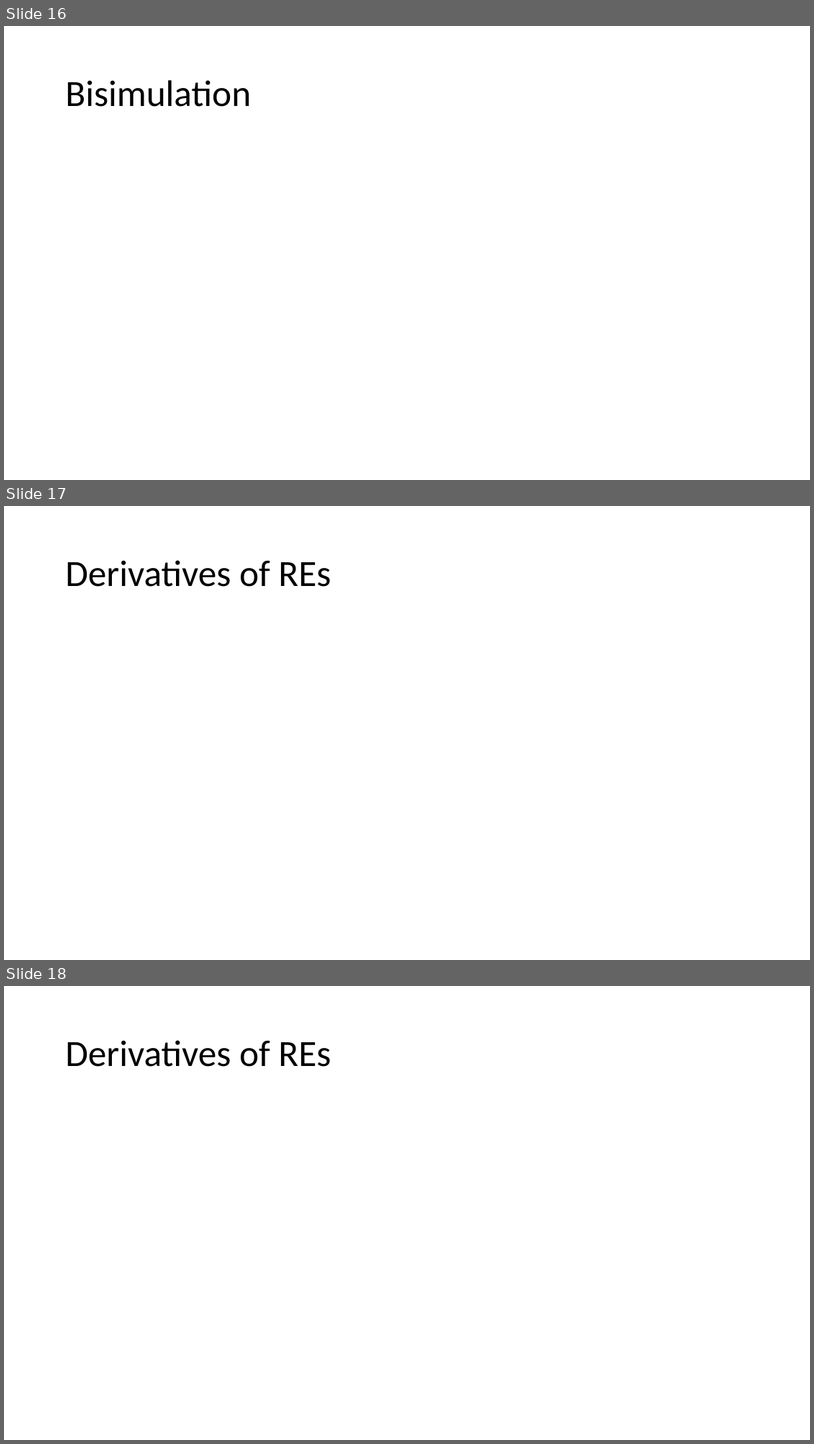
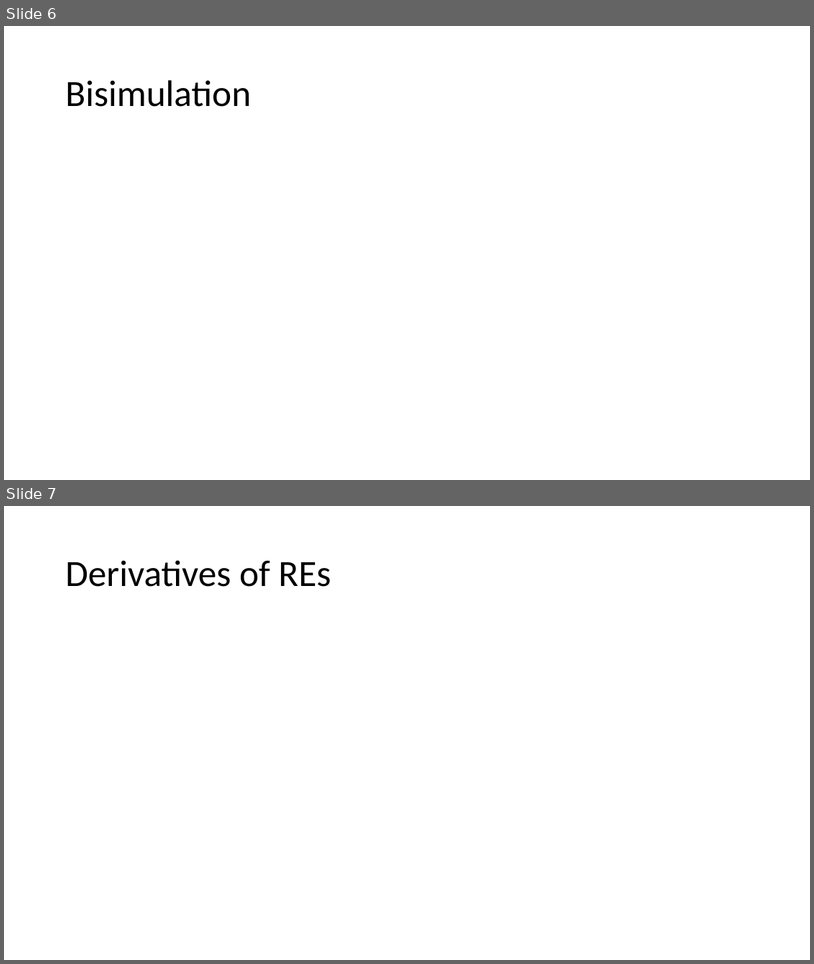
Before and after one commit to Helli/fds_seminar, a slide deck: slides.pptx. Shown one above the other, each under a label of ours: slides 16, 17 and 18 before the commit, slides 6 and 7 after it. The pictures are 814x1444 and 814x964 pixels, drawn with LibreOffice and Linux fonts; fonts in the diff are those of the drawing; grey boxes stand for pictures. Boxes give left, top, right and bottom in pixels: in the first picture for what was removed or moved away, otherwise in the second. Text is boxed around its words. In the diff, an @@ line names an element or a change of style, - is before the commit and + after.

```diff
--- a/slides.pptx
+++ b/slides.pptx
@@ slide 17 removed at box(4, 506, 810, 960), background #FFFFFF @@
@@ title removed at box(65, 560, 331, 587) @@
-Derivatives of REs
@@ what was slide 16 is now slide 6 @@
@@ what was slide 18 is now slide 7 @@
```
Also in this commit, not shown: 1 slide changed, 24 other slides removed, 1 other file.
